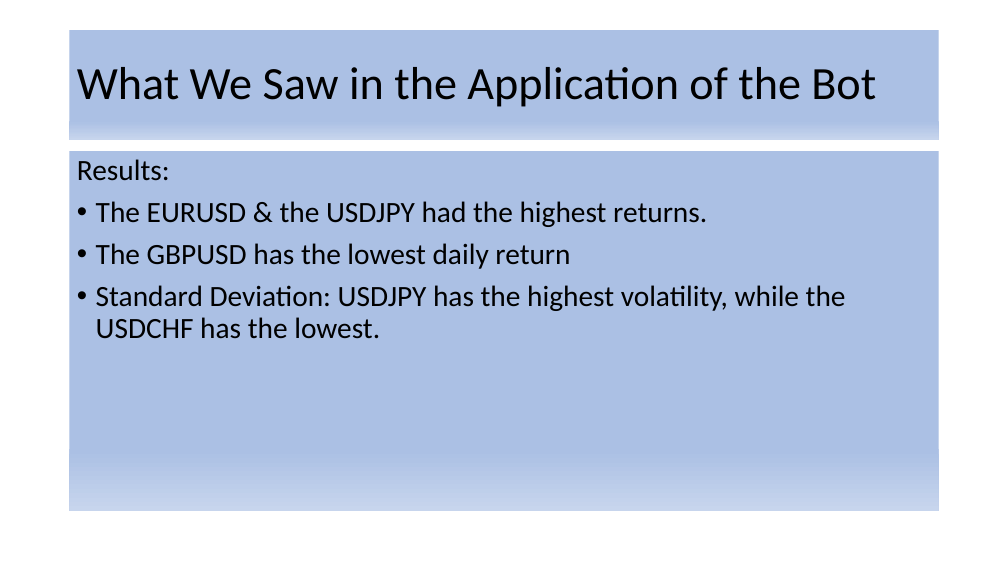
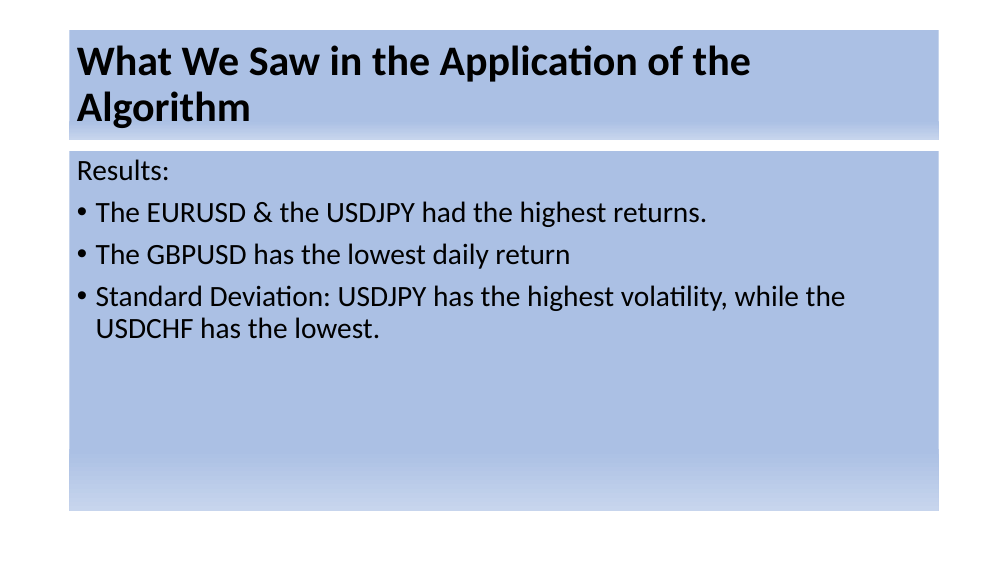
Before and after one commit to nestor39/trading_algorithm, a slide deck: slide 9 of Project_3.pptx (slide 7 before the commit). Drawn at 1008x567 pixels with LibreOffice and Linux fonts; fonts in the diff are those of the drawing. Boxes give left, top, right and bottom in pixels: in the first picture for what was removed or moved away, otherwise in the second. Text is boxed around its words. In the diff, an @@ line names an element or a change of style, - is before the commit and + after.

```diff
--- a/Project_3.pptx
+++ b/Project_3.pptx
@@ title at (77,45,751,128): text changed; size 44 to 40 pt; bold on @@
-What We Saw in the Application of the Bot
+What We Saw in the Application of the Algorithm
```
Also in this commit, not shown: 7 other slides changed, 2 slides added, 2 other files.
